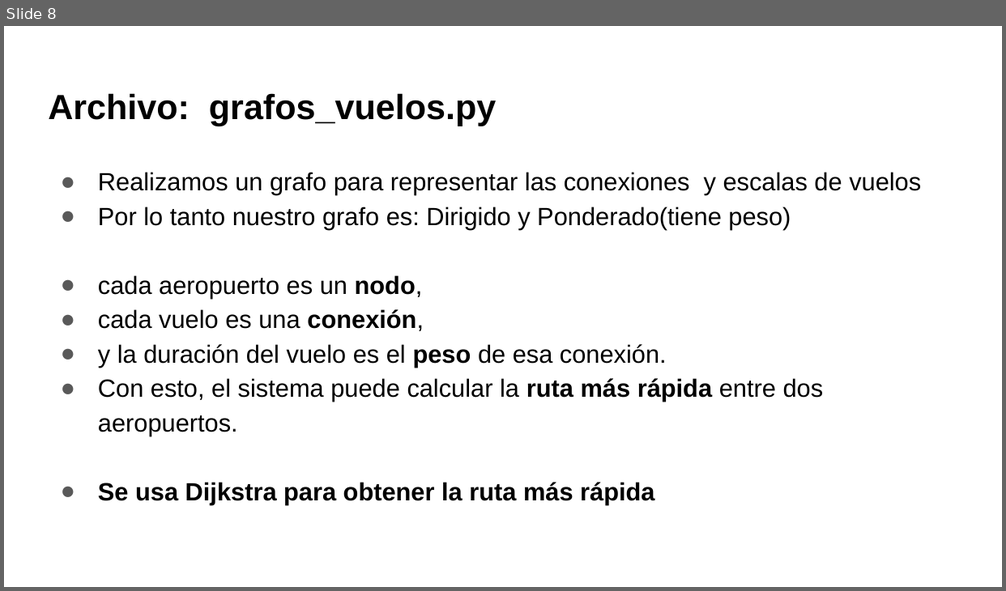
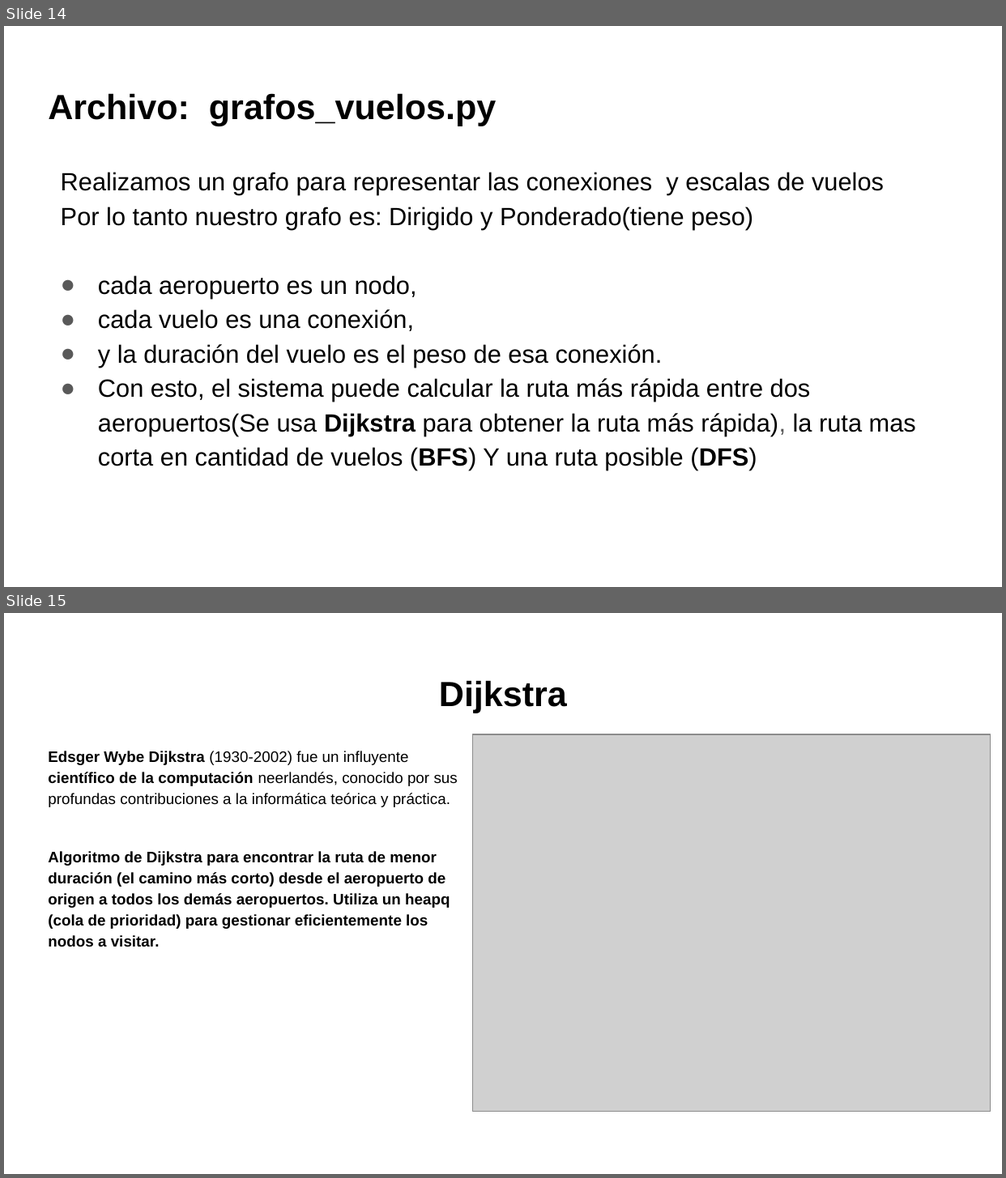
Before and after one commit to MarielaIPS/Final, a slide deck: Sistema de vuelos.pptx. Shown one above the other, each under a label of ours: slide 8 before the commit, slides 14 and 15 after it. The pictures are 1006x591 and 1006x1178 pixels, drawn with LibreOffice and Linux fonts; fonts in the diff are those of the drawing; grey boxes stand for pictures; background and template pictures are left out. Boxes give left, top, right and bottom in pixels: in the first picture for what was removed or moved away, otherwise in the second. Text is boxed around its words. In the diff, an @@ line names an element or a change of style, - is before the commit and + after.

```diff
--- a/Sistema de vuelos.pptx
+++ b/Sistema de vuelos.pptx
@@ slide 15 added at [4,613,1002,1174], background picture (left out) @@
@@ title added at [439,680,567,713], 25.2 pt, text #000000, bold @@
+Dijkstra
@@ text added at [48,751,458,948], 11 pt, text #000000, bold @@
+Edsger Wybe Dijkstra (1930-2002) fue un influyente científico de la computación neerlandés, conocido por sus profundas contribuciones a la informática teórica y práctica.
+Algoritmo de Dijkstra para encontrar la ruta de menor duración (el camino más corto) desde el aeropuerto de origen a todos los demás aeropuertos. Utiliza un heapq (cola de prioridad) para gestionar eficientemente los nodos a visitar.
@@ picture added at [473,735,991,1112] @@
@@ what was slide 8 is now slide 14 @@
@@ slide 14 changed as well @@
@@ text at [61,172,884,367]: bold off in "nodo,", "conexión,", "peso"; bullet ● to none @@
@@ text at [98,378,916,471]: text changed @@
-● Con esto, el sistema puede calcular la ruta más rápida entre dos aeropuertos.
-● Se usa Dijkstra para obtener la ruta más rápida
+● Con esto, el sistema puede calcular la ruta más rápida entre dos aeropuertos(Se usa Dijkstra para obtener la ruta más rápida), la ruta mas corta en cantidad de vuelos (BFS) Y una ruta posible (DFS)
```
Also in this commit, not shown: 5 other slides changed, 10 other slides added, 1 slide removed, 6 other files.
